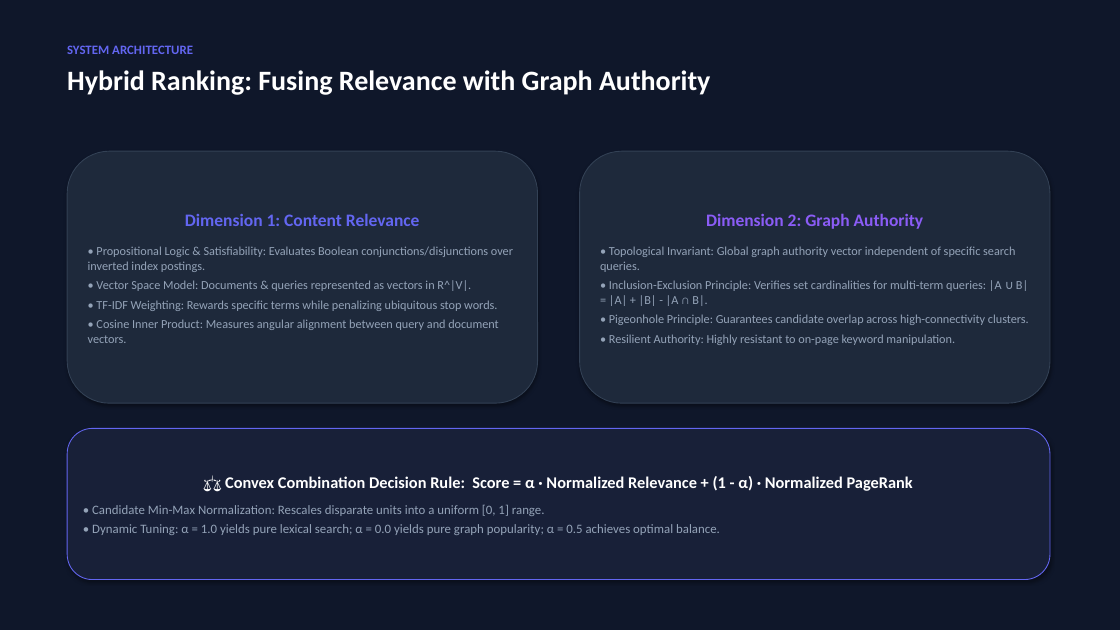
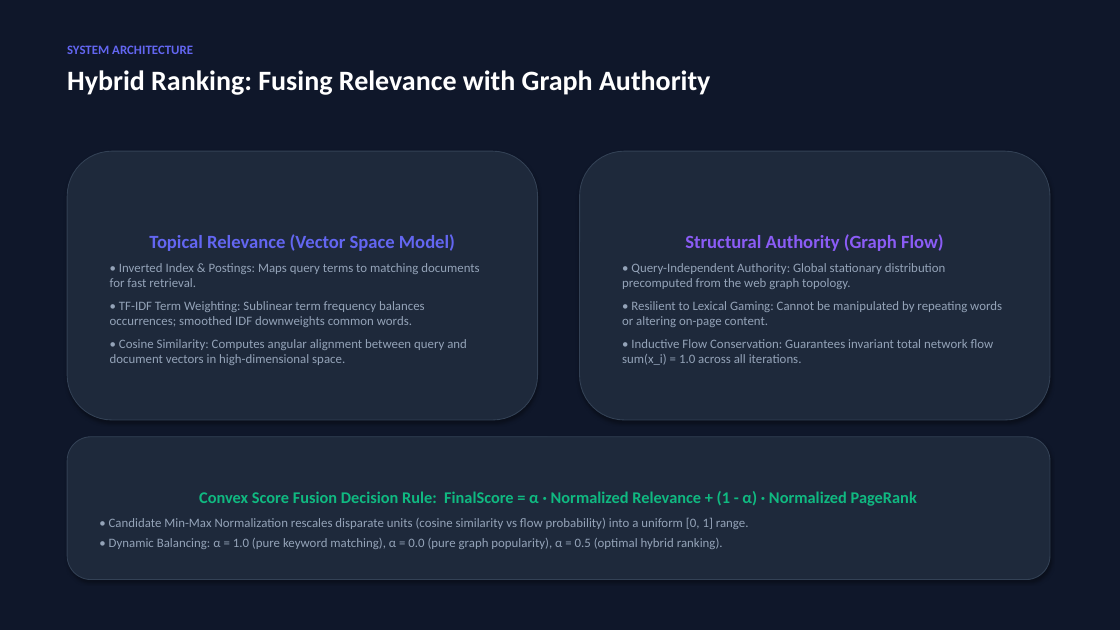
Before and after one commit to adarsh-place/Intelligent_Search_Ranking, a slide deck: slide 4 of Intelligent_Search_Ranking_Presentation.pptx. Drawn at 1120x630 pixels with LibreOffice and Linux fonts; fonts in the diff are those of the drawing. Boxes give left, top, right and bottom in pixels: in the first picture for what was removed or moved away, otherwise in the second. Text is boxed around its words. In the diff, an @@ line names an element or a change of style, - is before the commit and + after.

```diff
--- a/Intelligent_Search_Ranking_Presentation.pptx
+++ b/Intelligent_Search_Ranking_Presentation.pptx
@@ rounded rectangle "Topical Relevance (Vector Space Model)": place and size @@
-rounded rectangle "Topical Relevance (Vector Space Model)" at [67,151,538,403]
+rounded rectangle "Topical Relevance (Vector Space Model)" at [67,151,538,420]
@@ rounded rectangle "Structural Authority (Graph Flow)": place and size @@
-rounded rectangle "Structural Authority (Graph Flow)" at [580,151,1050,403]
+rounded rectangle "Structural Authority (Graph Flow)" at [580,151,1050,420]
@@ text in rounded rectangle at [110,234,479,365]: text changed; size 10.5 to 11 pt @@
-Dimension 1: Content Relevance
-• Propositional Logic & Satisfiability: Evaluates Boolean conjunctions/disjunctions over inverted index postings.
-• Vector Space Model: Documents & queries represented as vectors in R^|V|.
-• TF-IDF Weighting: Rewards specific terms while penalizing ubiquitous stop words.
-• Cosine Inner Product: Measures angular alignment between query and document vectors.
+Topical Relevance (Vector Space Model)
+• Inverted Index & Postings: Maps query terms to matching documents for fast retrieval.
+• TF-IDF Term Weighting: Sublinear term frequency balances occurrences; smoothed IDF downweights common words.
+• Cosine Similarity: Computes angular alignment between query and document vectors in high-dimensional space.
@@ text in rounded rectangle at [622,234,1002,365]: text changed; size 10.5 to 11 pt @@
-Dimension 2: Graph Authority
-• Topological Invariant: Global graph authority vector independent of specific search queries.
-• Inclusion-Exclusion Principle: Verifies set cardinalities for multi-term queries: |A ∪ B| = |A| + |B| - |A ∩ B|.
-• Pigeonhole Principle: Guarantees candidate overlap across high-connectivity clusters.
-• Resilient Authority: Highly resistant to on-page keyword manipulation.
+Structural Authority (Graph Flow)
+• Query-Independent Authority: Global stationary distribution precomputed from the web graph topology.
+• Resilient to Lexical Gaming: Cannot be manipulated by repeating words or altering on-page content.
+• Inductive Flow Conservation: Guarantees invariant total network flow sum(x_i) = 1.0 across all iterations.
@@ rounded rectangle "Convex Score Fusion Decision Rule: ...": place and size @@
-rounded rectangle "Convex Score Fusion Decision Rule: ..." at [67,429,1050,580]
+rounded rectangle "Convex Score Fusion Decision Rule: ..." at [67,437,1050,580]
@@ rounded rectangle "Convex Score Fusion Decision Rule: ..." at [67,437,1050,580]: fill #182038 to #1E293B; outline #6366F1 0.75 pt to #334155 0.75 pt @@
@@ text in rounded rectangle at [109,491,917,549]: text changed @@
-⚖️ Convex Combination Decision Rule: Score = α · Normalized Relevance + (1 - α) · Normalized PageRank
-• Candidate Min-Max Normalization: Rescales disparate units into a uniform [0, 1] range.
-• Dynamic Tuning: α = 1.0 yields pure lexical search; α = 0.0 yields pure graph popularity; α = 0.5 achieves optimal balance.
+Convex Score Fusion Decision Rule: FinalScore = α · Normalized Relevance + (1 - α) · Normalized PageRank
+• Candidate Min-Max Normalization rescales disparate units (cosine similarity vs flow probability) into a uniform [0, 1] range.
+• Dynamic Balancing: α = 1.0 (pure keyword matching), α = 0.0 (pure graph popularity), α = 0.5 (optimal hybrid ranking).
```
Also in this commit, not shown: 5 other slides changed, 10 other files.
